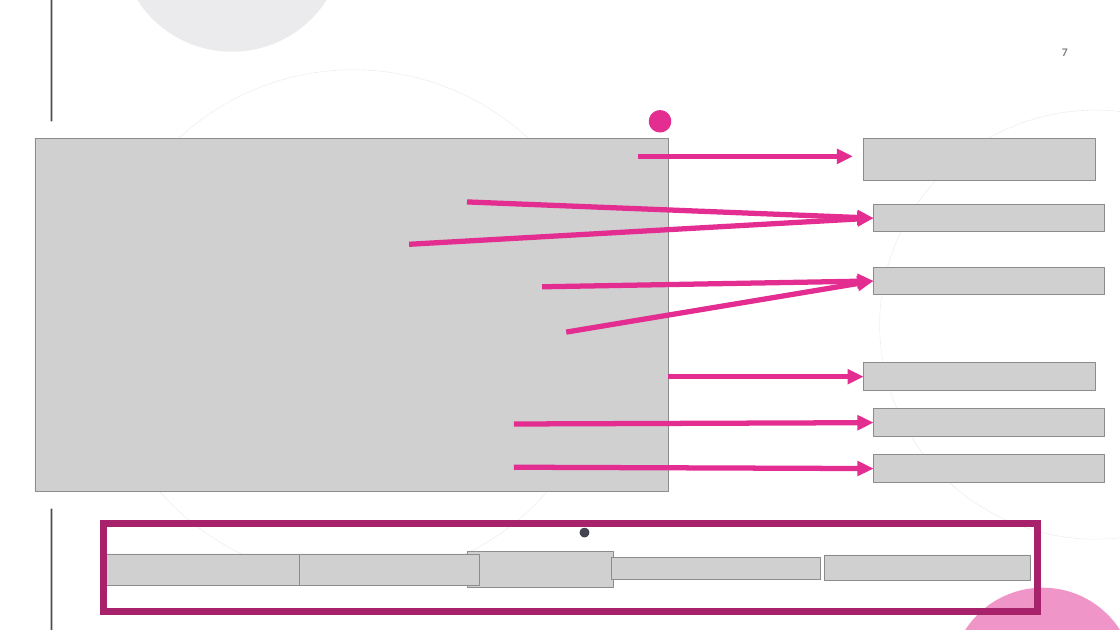
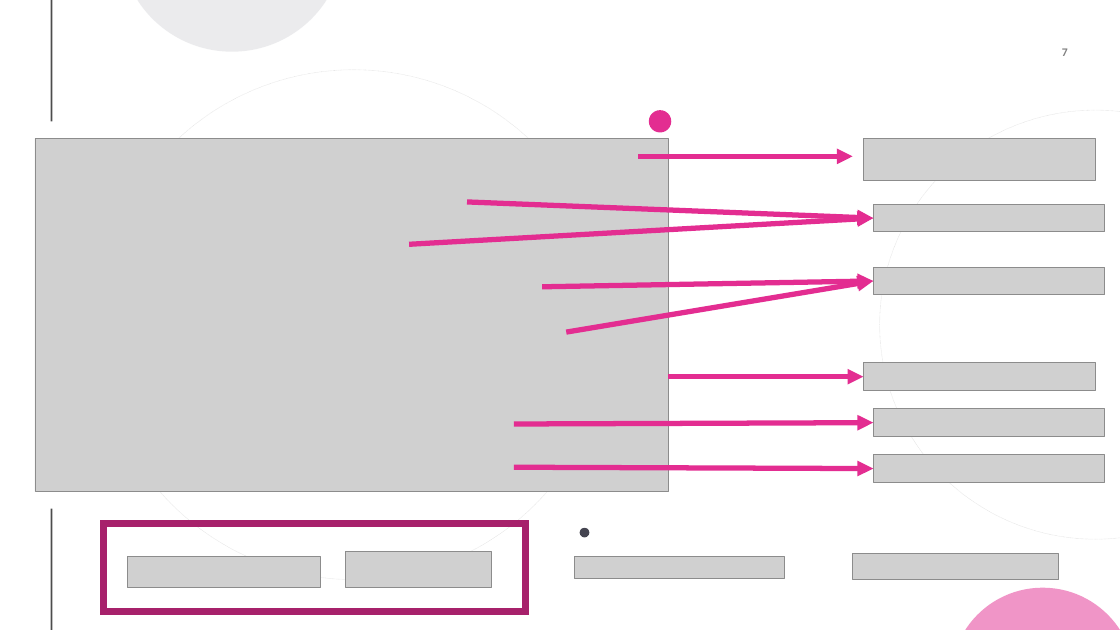
Before and after one commit to sorainsm/library-of-lighting-models, a slide deck: slide 7 of Design/mg-mis-presentation-1.pptx. Drawn at 1120x630 pixels with LibreOffice and Linux fonts; fonts in the diff are those of the drawing; grey boxes stand for pictures. Boxes give left, top, right and bottom in pixels: in the first picture for what was removed or moved away, otherwise in the second. Text is boxed around its words. In the diff, an @@ line names an element or a change of style, - is before the commit and + after.

```diff
--- a/Design/mg-mis-presentation-1.pptx
+++ b/Design/mg-mis-presentation-1.pptx
@@ rectangle: place and size @@
-rectangle at [104,524,1038,612]
+rectangle at [104,524,526,612]
@@ picture: place and size @@
-picture at [106,554,299,585]
+picture at [128,557,321,588]
@@ picture removed at [299,554,479,585] @@
@@ picture: place and size @@
-picture at [467,552,613,587]
+picture at [345,552,492,587]
@@ picture: place and size @@
-picture at [612,558,821,580]
+picture at [575,557,784,579]
@@ picture: place and size @@
-picture at [825,555,1031,581]
+picture at [853,554,1059,579]
```
Also in this commit, not shown: 1 other slide changed, 1 slide added, 1 slide removed.
